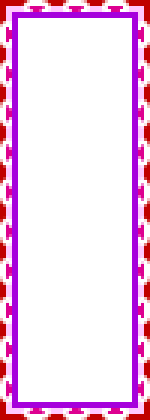
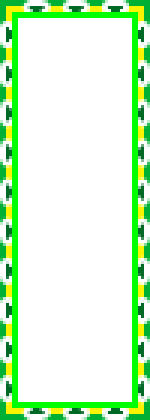
Comparing the layer stacks of the two 150px x 420px images. Changes:
painted on "Фигура 1" (1st of 2, in "Peцепт") over (0, 0, 150, 420)
